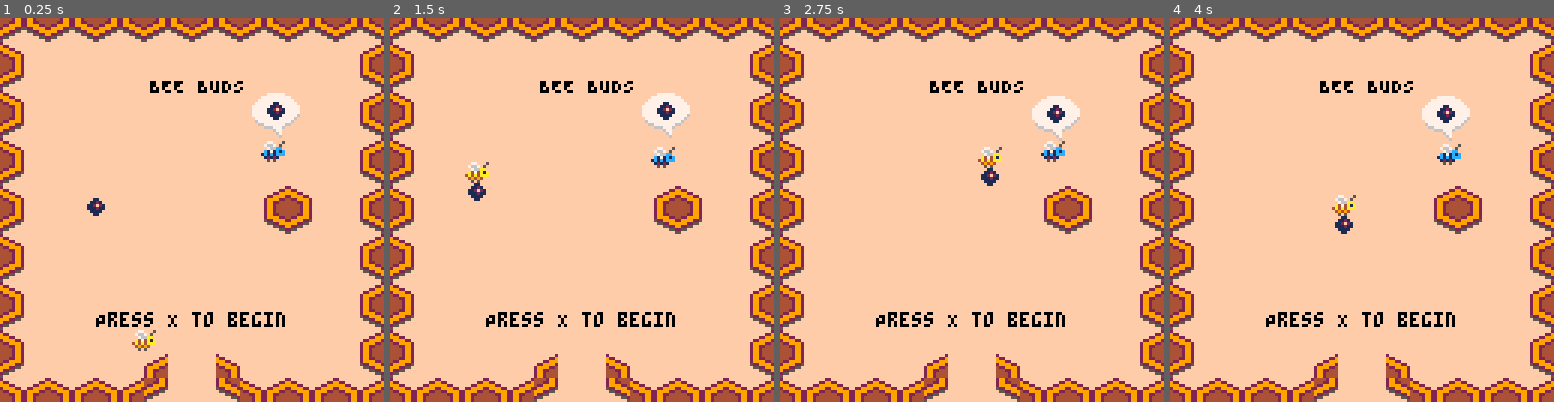
Above: before the commit, frames 1-4 (left to right).
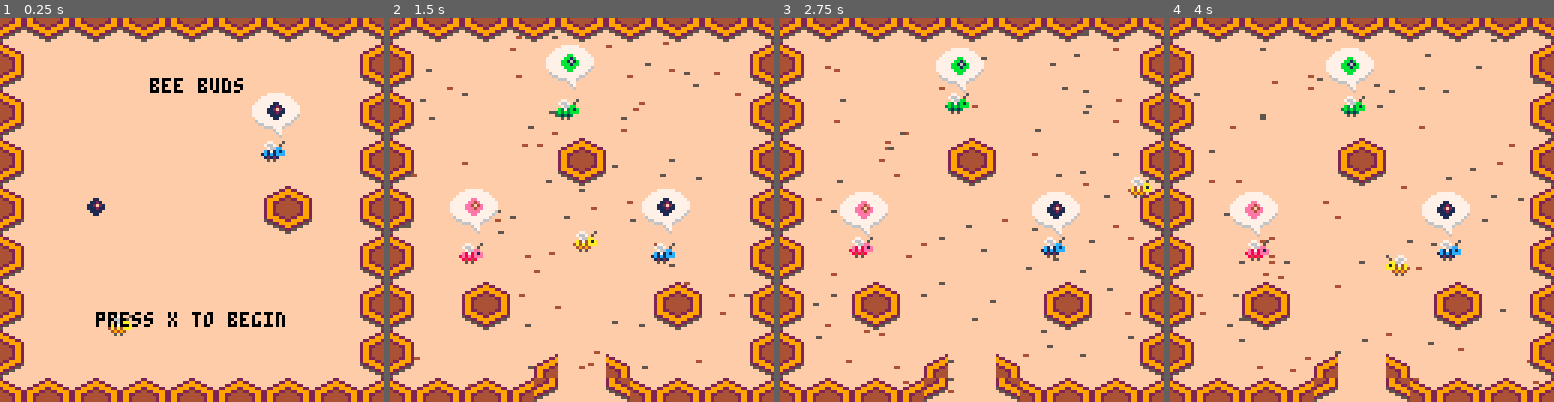
Above: after the commit, the same moments.

Repository: global-game-jam-2019-team/the_letter_bee
Game: PICO-8 cartridge the_letter_bee.p8
Same seed, same stepped clock (60 frames per second), same inputs: the game is played once before the commit and once after it.
Inputs:
- Up to frame 1 (0.25 s): no input
- Up to frame 2 (1.5 s): tap X (X key) at 0.33, 1.07 s; tap O (Z key) at 0.7 s
- Up to frame 3 (2.75 s): hold Right 1.6-2.1 s; tap O (Z key) at 1.7, 2.1, 2.5 s; tap X (X key) at 1.85 s; hold Up 2.15-2.42 s; hold Right from 2.47 s (still down)
- Up to frame 4 (4 s): tap O (Z key) at 2.9, 3.3, 3.7 s; tap X (X key) at 2.97 s; release Right at 3.03 s; hold Left 3.08-3.58 s; hold Down 3.63-3.97 s

The runs differ from the first frame. In frame 1, 2.5% of the frame differs, in the area x 25-64%, y 15-100%; in frame 2, 11%; in frame 3, 11%; in frame 4, 11%, in the area x 6-100%, y 5-97%.

Commit message:
title done

Diff:
--- a/the_letter_bee.p8
+++ b/the_letter_bee.p8
@@ -758,7 +758,7 @@
   _draw = _draw_title
 end
 
-cardioid_loop = euf_rose_xy{n=1,d=3,r=46,r_x=46,f_cycle=-30*5,rotate=-0.25}
+cardioid_loop = euf_rose_xy{n=1,d=3,r=46,r_x=46,f_cycle=-30*3,rotate=-0.25}
 
 function _update_title()
   t = (t + 1) % 32767
@@ -773,6 +773,10 @@
   apply_entity_updates(title_entities)
   check_overlap(title_entities)
   apply_overlap(title_entities)
+
+  if b(5).isdown then
+    game_start()
+  end
 end
 
 function _draw_title()
@@ -783,8 +787,8 @@
   -- draw_busy_bees(_s.bee_busy,   50, 102, -3, 2)
   -- draw_busy_bees(_s.bee_busier, 50, 103,  3, 2)
 
-  map(0,64-16, 0,0, 16,16)
-  map(16,64-16, 0,0, 16,16)
+  map( 0,64-16, 0,0, 16,16)
+  map(32,64-16, 0,0, 16,16)
 
 
   -- entities
@@ -799,8 +803,8 @@
   spr(s(p.sprite, p.x, p.y, not p.point_right))
 
   -- title text
-  print("BEE BUDS", 50, 20, 0)
-  print ("Press X to begin", 32, 128-30)
+  print("bee buds", 50, 20, 0)
+  print ("press x to begin", 32, 128-30)
 end
 
 -- go_to_overworld()
@@ -868,6 +872,8 @@
 function game_start(entity, entities)
   p.carry_sprite = nil
   go_to_hive()
+  p.x = 64
+  p.y = 80
 end
 
 function er_spawn_on_hit(entity, entities)
@@ -1089,7 +1095,7 @@
 00000000000000000000000000000000000000000000000000000000000000000000000000000000000000000000000000000000000000000000000000000032
 42000000000000000000000000000000000000000000000000000000000000000000000000000000000000000000000000000000000000000000000000000000
 00000000000000000000000000000000000000000000000000000000000000000000000000000000000000000000000000000000000000000000000000000033
-43000000000000000000000000000033433343334333433343334333433343334300000000000000000000000000000000000000000000000000000000000000
+43000000000000000000000000000033433343334333433343334333433343334333433343334333433343334333433300000000000000000000000000000000
 00000000000000000000000000000000000000000000000000000000000000000000000000000000000000000000000000000000000000000000000000000032
 42000000000000000000000000000032000000000000000000000000000000000000000000000000000000000000000000000000000000000000000000000000
 00000000000000000000000000000000000000000000000000000000000000000000000000000000000000000000000000000000000000000000000000000033
@@ -1119,7 +1125,7 @@
 00000000000000000000000000000000000000000000000000000000000000000000000000000000000000000000000000000000000000000000000000000033
 43000000000000000000000000000033000000000000320000420000000000000000000000000000000000000000000000000000000000000000000000000000
 00000000000000000000000000000000000000000000000000000000000000000000000000000000000000000000000000000000000000000000000000000032
-42000000000000000000000000000032423242324232430000334232423242320000000000000000000000000000000000000000000000000000000000000000
+42000000000000000000000000000032423242324232430000334232423242324232423242324232423242324232423200000000000000000000000000000000
 00000000000000000000000000000000000000000000000000000000000000000000000000000000000000000000000000000000000000000000000000000033
 __map__
 0000000000000000000000000000000000000000000000000000000000000000000000000000000000000000000000000000000000000000000000000000000000000000000000000000000000000000000000000000000000000000000000000000000000000000000000000000000000000000000000000000000000000000
